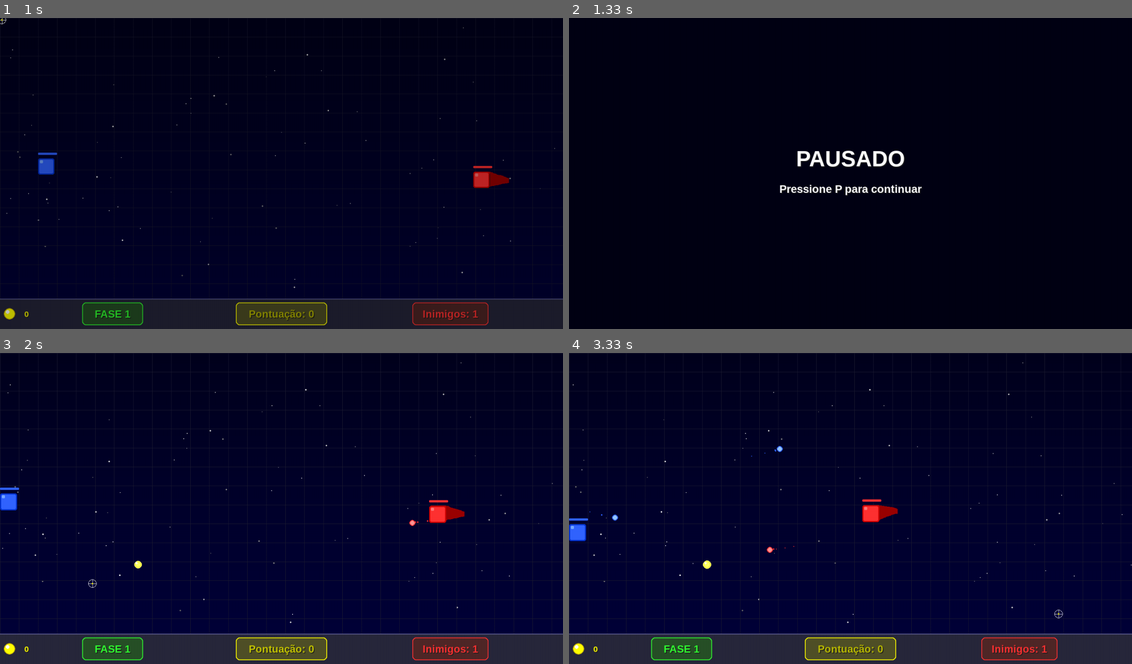
Above: before the commit, frames 1-4 (two rows, left to right).
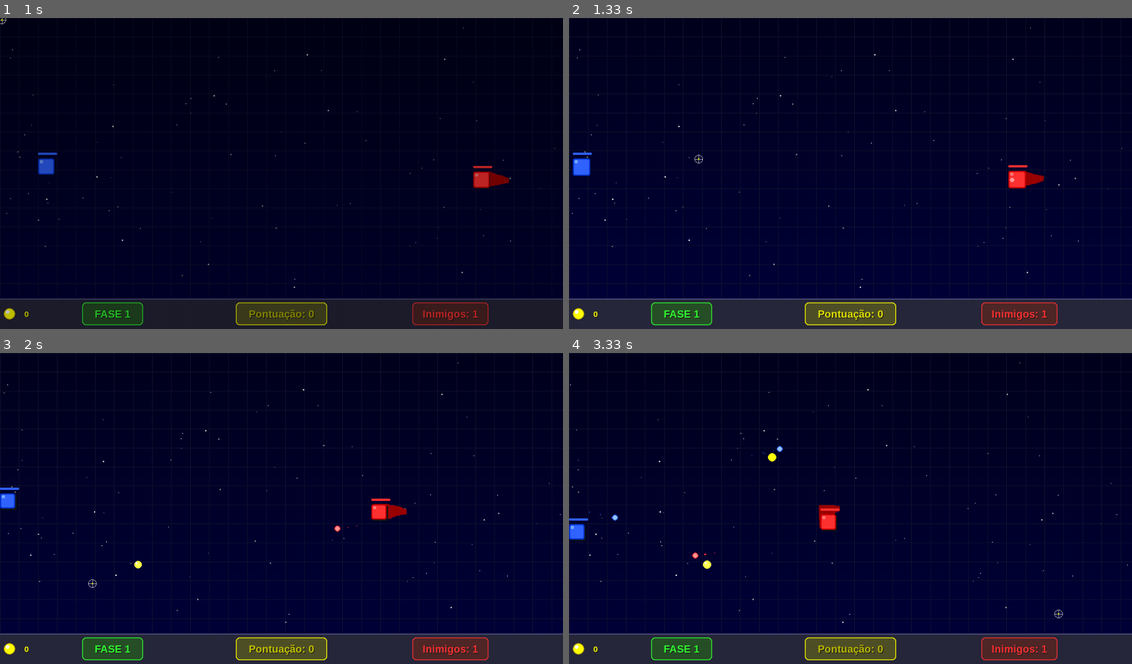
Above: after the commit, the same moments.

Repository: JoaoPedroMarimon/Pygame_SquareStorm
Game: pygame game, started from main.py
Two runs of this game, one before a commit and one after it. Both use one fixed random seed, a clock stepped at 60 frames per second and the inputs below.
Inputs (mouse positions are in pixels of both pictures, inside the frame that each line leads up to):
- Up to frame 1 (1 s): tap Enter at 0.33, 0.67 s
- Up to frame 2 (1.33 s): hold P from 1 s (still down); hold A from 1 s (still down); move the mouse to (698, 157) at 1.03 s
- Up to frame 3 (2 s): release P at 1.53 s; release A at 1.53 s; hold P from 1.57 s (still down); hold A from 1.57 s (still down); move the mouse to (90, 583) at 1.6 s
- Up to frame 4 (3.33 s): release P at 2.1 s; release A at 2.1 s; click (996, 393) at 2.18 s; hold A 2.47-3 s; click (659, 608) at 2.55 s; hold S from 3.03 s (still down); click (1058, 614) at 3.12 s

Frame 1 is identical in both runs. In frame 2, 53% of the frame differs, in the area x 0-100%, y 0-100%; in frame 3, 0.9%; in frame 4, 0.9%.

Commit message:
add button on pause screen

Diff:
--- a/src/game/fase.py
+++ b/src/game/fase.py
@@ -19,7 +19,7 @@
 from src.game.moeda_manager import MoedaManager  # Importar o MoedaManager
 from src.config import LARGURA_JOGO, ALTURA_JOGO
 from src.utils.visual import desenhar_mira, criar_mira
-from src.utils.visual import desenhar_texto, criar_texto_flutuante
+from src.utils.visual import desenhar_texto, criar_texto_flutuante,criar_botao
 
 def criar_inimigos(numero_fase):
     """
@@ -412,12 +412,14 @@
         # Obter a posição atual do mouse para o sistema de mira
         pos_mouse = pygame.mouse.get_pos()
 
+# Inside the event loop, modify the mouse button handling
+# Inside the event loop, modify the pause control logic:
         for evento in pygame.event.get():
             if evento.type == pygame.QUIT:
                 return False, pontuacao
 
-            # Controles do teclado para o jogador (quando não estiver na introdução)
-            if not mostrando_inicio:
+            # Controles do teclado e mouse para o jogador (quando não estiver na introdução ou pausado)
+            if not mostrando_inicio and not pausado:
                 if evento.type == pygame.KEYDOWN:
                     if evento.key == pygame.K_w:
                         movimento_y = -1
@@ -428,17 +430,11 @@
                     if evento.key == pygame.K_d:
                         movimento_x = 1
 
-                    # Tecla P para pausar
-                    if evento.key == pygame.K_p:
-                        pausado = not pausado
-                        if pausado:
-                            pygame.mixer.pause()
-                        else:
-                            pygame.mixer.unpause()
-
-                    # Tecla ESC para sair
+                    # Tecla ESC para pausar
                     if evento.key == pygame.K_ESCAPE:
-                        return False, pontuacao
+                        pausado = True
+                        pygame.mixer.pause()
+                        pygame.mouse.set_visible(True)  # Show cursor when paused
 
                 # Parar o movimento quando soltar as teclas
                 if evento.type == pygame.KEYUP:
@@ -451,16 +447,31 @@
                     if evento.key == pygame.K_d and movimento_x > 0:
                         movimento_x = 0
 
-                # Tiro com o botão esquerdo do mouse
-                if evento.type == pygame.MOUSEBUTTONDOWN and evento.button == 1:  # Botão esquerdo
-                    # Atirar na direção do mouse
+                # Tiro com o botão esquerdo do mouse (only when not paused)
+                if evento.type == pygame.MOUSEBUTTONDOWN and evento.button == 1:
                     jogador.atirar_com_mouse(tiros_jogador, pos_mouse)
+
+            # Handle pause menu controls
+            elif pausado:
+                if evento.type == pygame.KEYDOWN:
+                    if evento.key == pygame.K_ESCAPE:
+                        pausado = False
+                        pygame.mixer.unpause()
+                        pygame.mouse.set_visible(False)
+                    if evento.key == pygame.K_m:
+                        return "menu", pontuacao  # Return "menu" instead of False
+
+                # Handle mouse clicks while paused
+                if evento.type == pygame.MOUSEBUTTONDOWN and evento.button == 1:
+                    mouse_pos = pygame.mouse.get_pos()
+                    if rect_menu_pausado and rect_menu_pausado.collidepoint(mouse_pos):
+                        return "menu", pontuacao
+
             else:
-                # Durante a introdução, apenas ESC funciona
+                # During introduction
                 if evento.type == pygame.KEYDOWN:
                     if evento.key == pygame.K_ESCAPE:
                         return False, pontuacao
-                    # Qualquer tecla avança a introdução
                     contador_inicio = 0
 
         # Atualizar contador de introdução
@@ -497,14 +508,41 @@
             fade_in = max(0, fade_in - 10)
 
         # Se o jogo estiver pausado, pular a atualização
+# Modify the pause menu section:
         if pausado:
             # Preencher toda a tela com preto antes de desenhar qualquer coisa
             tela.fill((0, 0, 0))
 
-            # Desenhar mensagem de pausa
-            tela.fill((0, 0, 20))
-            desenhar_texto(tela, "PAUSADO", 60, BRANCO, LARGURA // 2, ALTURA_JOGO // 2)
-            desenhar_texto(tela, "Pressione P para continuar", 30, BRANCO, LARGURA // 2, ALTURA_JOGO // 2 + 80)
+            # Desenhar mensagem de pausa com efeito transparente
+            overlay = pygame.Surface((LARGURA, ALTURA))
+            overlay.fill((0, 0, 20))
+            overlay.set_alpha(180)
+            tela.blit(overlay, (0, 0))
+
+            # Desenhar PAUSADO
+            desenhar_texto(tela, "PAUSADO", 60, BRANCO, LARGURA // 2, ALTURA_JOGO // 2 - 50)
+            desenhar_texto(tela, "Pressione P para continuar", 30, BRANCO, LARGURA // 2, ALTURA_JOGO // 2 + 20)
+
+            # Create Menu button
+            largura_menu = 250
+            altura_menu = 50
+            x_menu = LARGURA // 2
+            y_menu = ALTURA_JOGO // 2 + 100
+
+            # Scale adjustments
+            escala_y = ALTURA / 848
+            largura_ajustada_menu = int(largura_menu * escala_y)
+            altura_ajustada_menu = int(altura_menu * escala_y)
+            rect_menu_pausado = pygame.Rect(x_menu - largura_ajustada_menu // 2,
+                                        y_menu - altura_ajustada_menu // 2,
+                                        largura_ajustada_menu,
+                                        altura_ajustada_menu)
+
+            # Draw the menu button
+            hover_menu = criar_botao(tela, "VOLTAR AO MENU", x_menu, y_menu,
+                                    largura_menu, altura_menu,
+                                    (120, 60, 60), (180, 80, 80), BRANCO)
+
             pygame.display.flip()
             relogio.tick(FPS)
             continue
--- a/src/game/jogo.py
+++ b/src/game/jogo.py
@@ -76,6 +76,11 @@
             resultado, pontuacao = jogar_fase(tela, relogio, fase_atual, gradiente_jogo, fonte_titulo, fonte_normal)
             pontuacao_total += pontuacao
 
+            # Adicionar esta verificação para retorno ao menu
+            if resultado == "menu":
+                # Voltar diretamente para o menu quando pausado
+                break  # Sai do loop de fases e volta para o menu principal
+
             if not resultado:
                 # Se o jogador perdeu
                 opcao = tela_game_over(tela, relogio, gradiente_vitoria, gradiente_derrota, False, fase_atual)
--- a/src/ui/menu.py
+++ b/src/ui/menu.py
@@ -397,7 +397,7 @@
                                          altura_ajustada_jogar)
 
         # Desenhar apenas o botão JOGAR NOVAMENTE
-        hover_jogar = criar_botao(tela, "MENU", x_jogar_novamente, y_jogar_novamente,
+        hover_jogar = criar_botao(tela, "", x_jogar_novamente, y_jogar_novamente,
                                  largura_jogar_novamente, altura_jogar_novamente,
                                  (60, 120, 60), (80, 180, 80), BRANCO)
 
Not shown, changed: README.md
